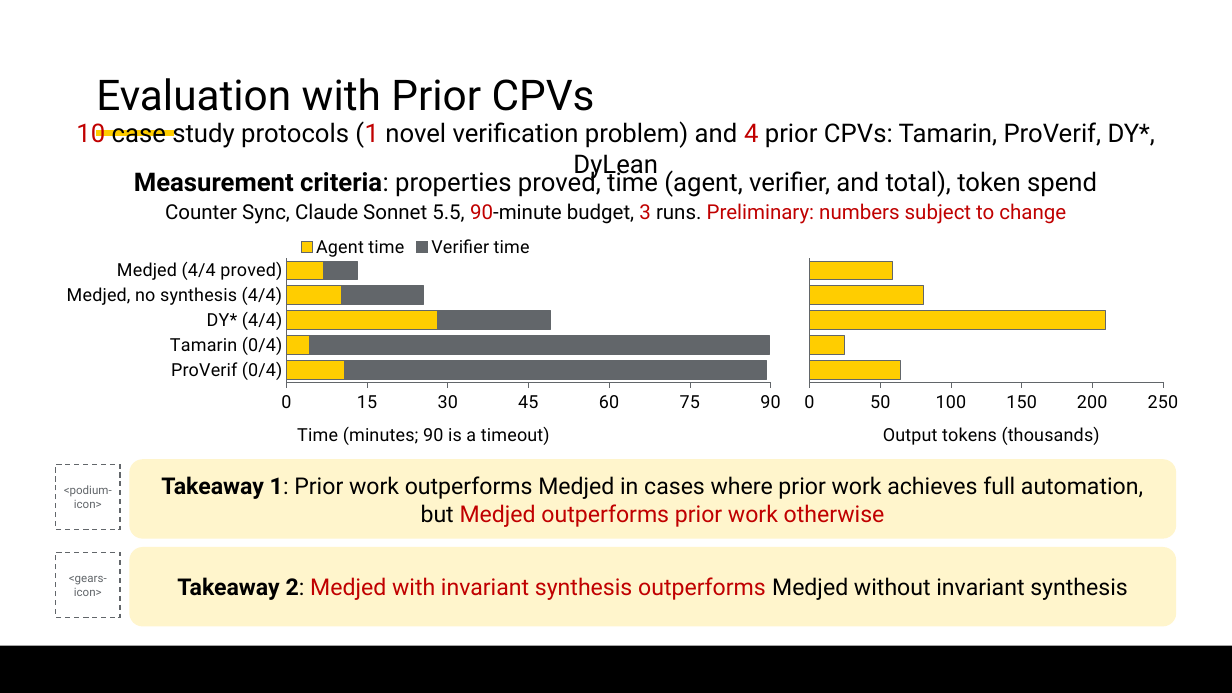
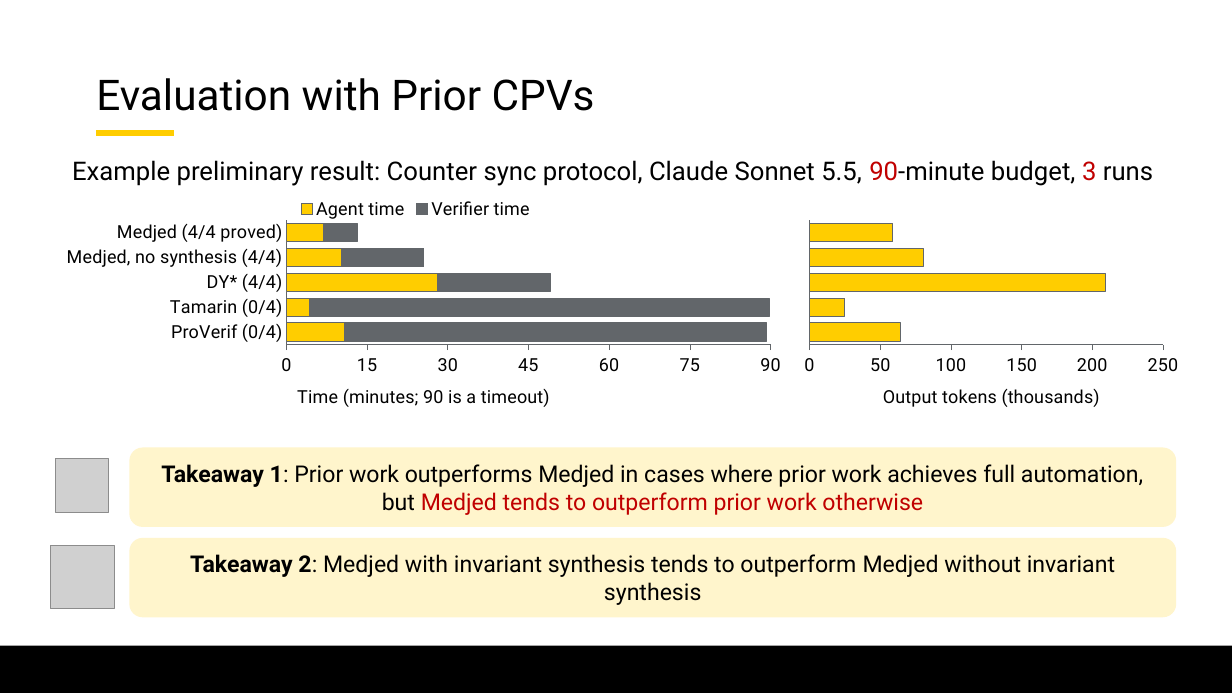
Before and after one commit to lorchrob/graduate_research_symposium, a slide deck: slide 30 of symposium_slides.pptx (slide 29 before the commit). Drawn at 1232x693 pixels with LibreOffice and Linux fonts; fonts in the diff are those of the drawing; grey boxes stand for pictures; background and template pictures are left out. Boxes give left, top, right and bottom in pixels: in the first picture for what was removed or moved away, otherwise in the second. Text is boxed around its words. In the diff, an @@ line names an element or a change of style, - is before the commit and + after.

Commit message:
Work on slides

```diff
--- a/symposium_slides.pptx
+++ b/symposium_slides.pptx
@@ text removed at (76, 121, 1155, 180) @@
-10 case study protocols (1 novel verification problem) and 4 prior CPVs: Tamarin, ProVerif, DY*, DyLean
@@ text at (72, 160, 1153, 186): text changed; size 16 to 20 pt @@
-Counter Sync, Claude Sonnet 5.5, 90-minute budget, 3 runs. Preliminary: numbers subject to change
+Example preliminary result: Counter sync protocol, Claude Sonnet 5.5, 90-minute budget, 3 runs
@@ text removed at (134, 167, 1097, 197) @@
-Measurement criteria: properties proved, time (agent, verifier, and total), token spend
@@ bar stacked chart at (46, 188, 786, 419) @@
@@ category axis changed @@
@@ bar stacked chart: place and size @@
-bar stacked chart at (46, 226, 786, 457)
+bar stacked chart at (46, 188, 786, 419)
@@ bar chart: place and size @@
-bar chart at (790, 226, 1183, 457)
+bar chart at (790, 188, 1183, 419)
@@ bar chart at (790, 188, 1183, 419) @@
@@ category axis changed @@
@@ rounded rectangle "Takeaway 1: Prior work outperforms ...": place and size @@
-rounded rectangle "Takeaway 1: Prior work outperforms ..." at (129, 459, 1177, 539)
+rounded rectangle "Takeaway 1: Prior work outperforms ..." at (129, 447, 1177, 527)
@@ rectangle removed at (55, 465, 120, 530) @@
-<podium-icon>
@@ picture added at (55, 458, 109, 512) @@
@@ text in rounded rectangle at (161, 464, 1143, 515): text changed @@
-Takeaway 1: Prior work outperforms Medjed in cases where prior work achieves full automation, but Medjed outperforms prior work otherwise
+Takeaway 1: Prior work outperforms Medjed in cases where prior work achieves full automation, but Medjed tends to outperform prior work otherwise
@@ rounded rectangle "Takeaway 2: Medjed with invariant ...": place and size @@
-rounded rectangle "Takeaway 2: Medjed with invariant ..." at (129, 547, 1177, 627)
+rounded rectangle "Takeaway 2: Medjed with invariant ..." at (129, 538, 1177, 617)
@@ picture added at (50, 545, 114, 609) @@
@@ rectangle removed at (55, 553, 120, 617) @@
-<gears-icon>
@@ text in rounded rectangle at (190, 554, 1115, 605): text changed @@
-Takeaway 2: Medjed with invariant synthesis outperforms Medjed without invariant synthesis
+Takeaway 2: Medjed with invariant synthesis tends to outperform Medjed without invariant synthesis
```
Also in this commit, not shown: 6 other slides changed, 3 slides added, 3 slides removed.
